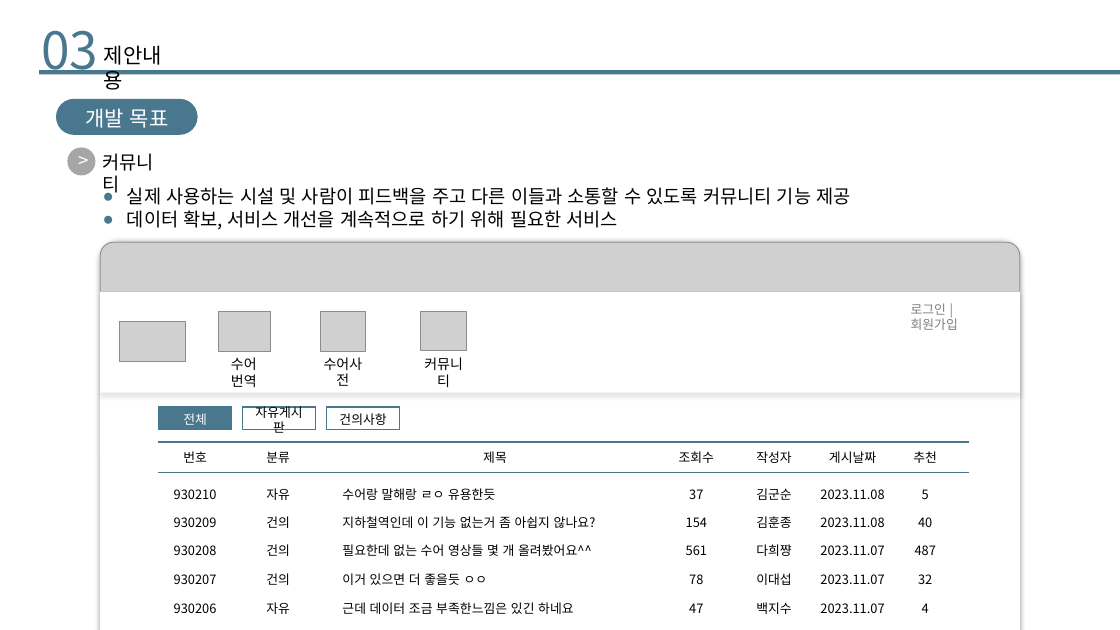
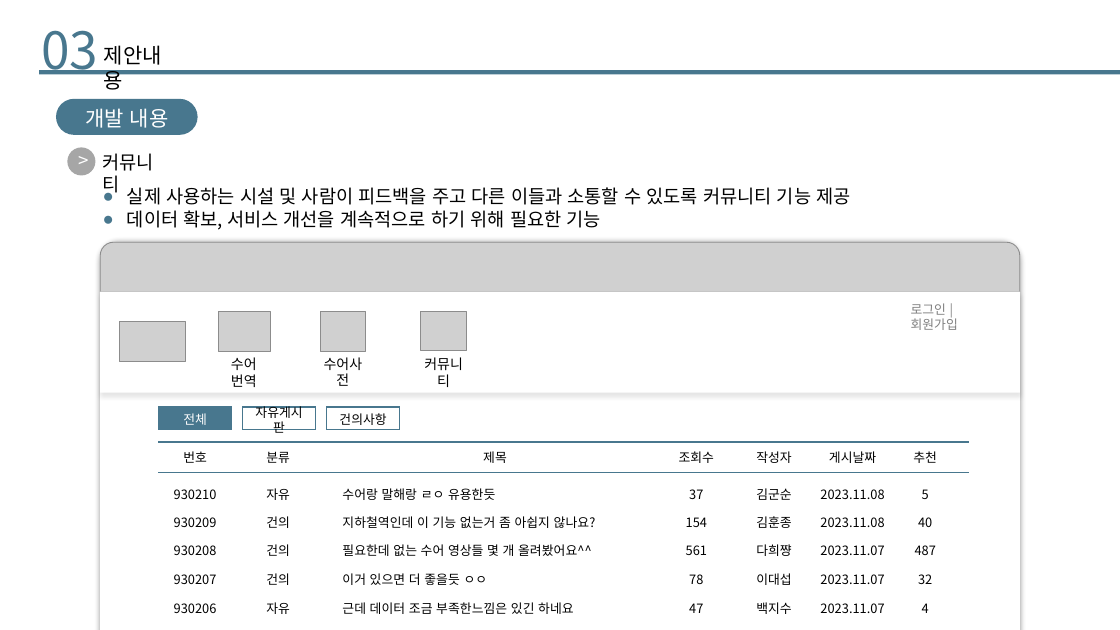
Before and after one commit to SeeUSoon93/final_project, a slide deck: slide 10 of Project/01. Document/실전 프로젝트 기획발표.pptx. Drawn at 1120x630 pixels with LibreOffice and Linux fonts; fonts in the diff are those of the drawing; grey boxes stand for pictures. Boxes give left, top, right and bottom in pixels: in the first picture for what was removed or moved away, otherwise in the second. Text is boxed around its words. In the diff, an @@ line names an element or a change of style, - is before the commit and + after.

```diff
--- a/Project/01. Document/실전 프로젝트 기획발표.pptx
+++ b/Project/01. Document/실전 프로젝트 기획발표.pptx
@@ text in rounded rectangle at (85,108,169,128): text changed @@
-개발 목표
+개발 내용
@@ text at (127,210,601,230): text changed @@
-● 데이터 확보, 서비스 개선을 계속적으로 하기 위해 필요한 서비스
+● 데이터 확보, 서비스 개선을 계속적으로 하기 위해 필요한 기능
```
Also in this commit, not shown: 10 other slides changed, 1 slide removed, 3 other files.
